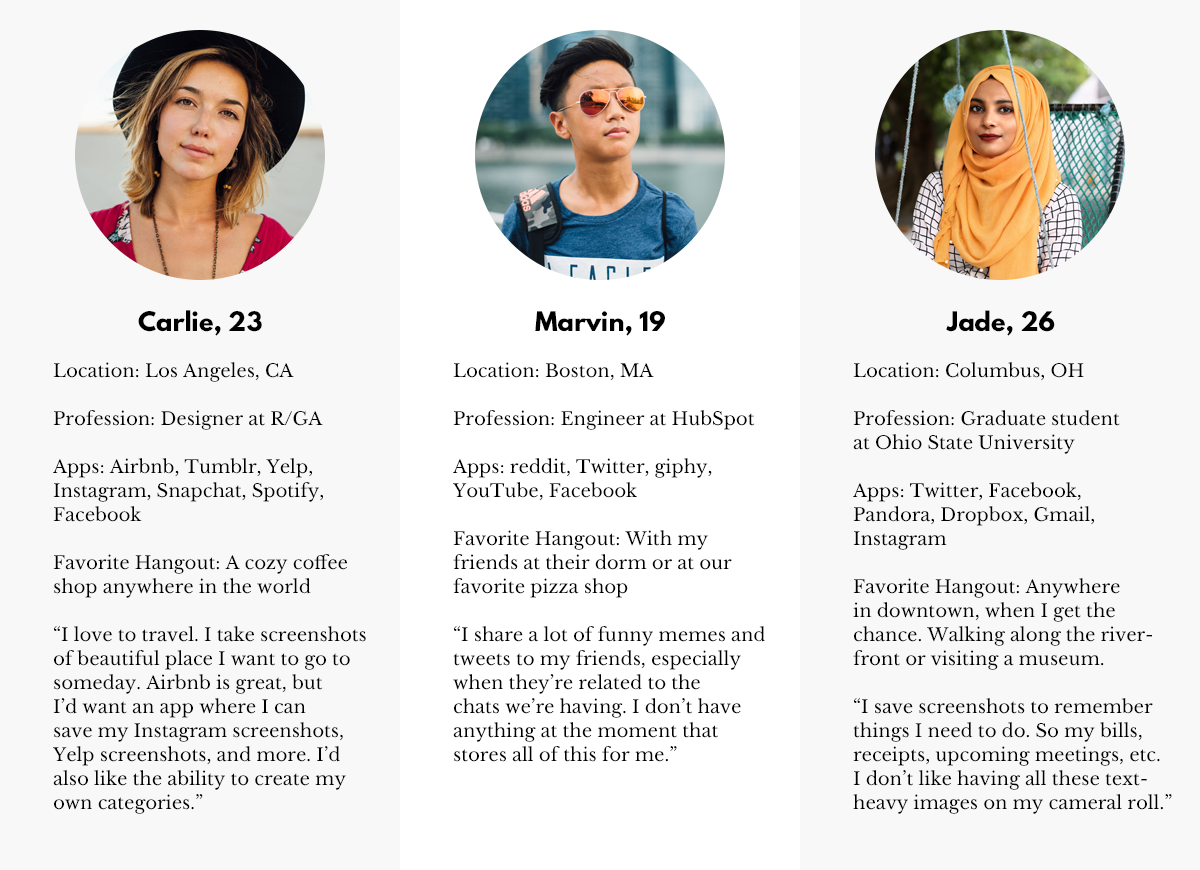
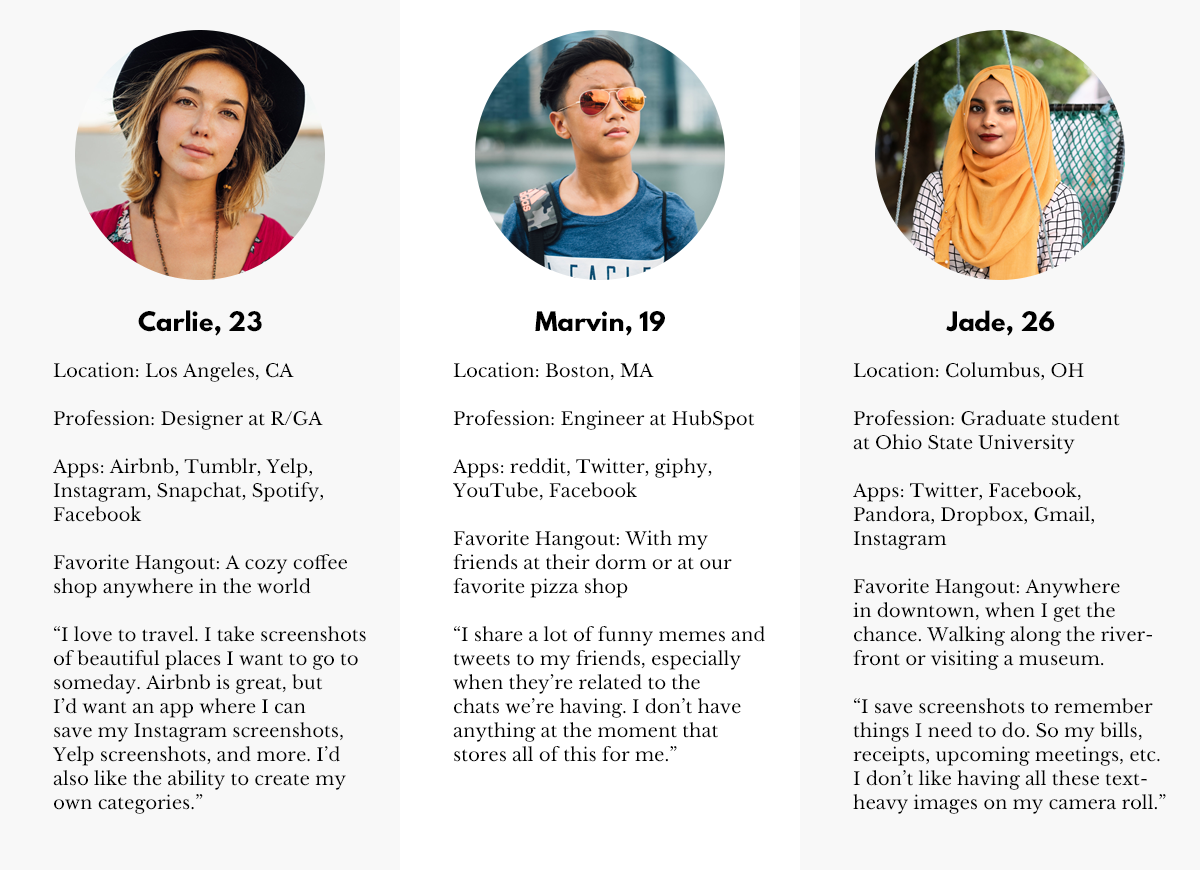
Two versions of the same layered image (1200x870). Layer-by-layer changes:
painted on "Location: Columbus, OH Profession: Graduate student at Ohio St" over [1116, 794, 1172, 810]
painted on "Location: Los Angeles, CA Profession: Designer at R/GA Apps:" over [214, 651, 358, 670]
